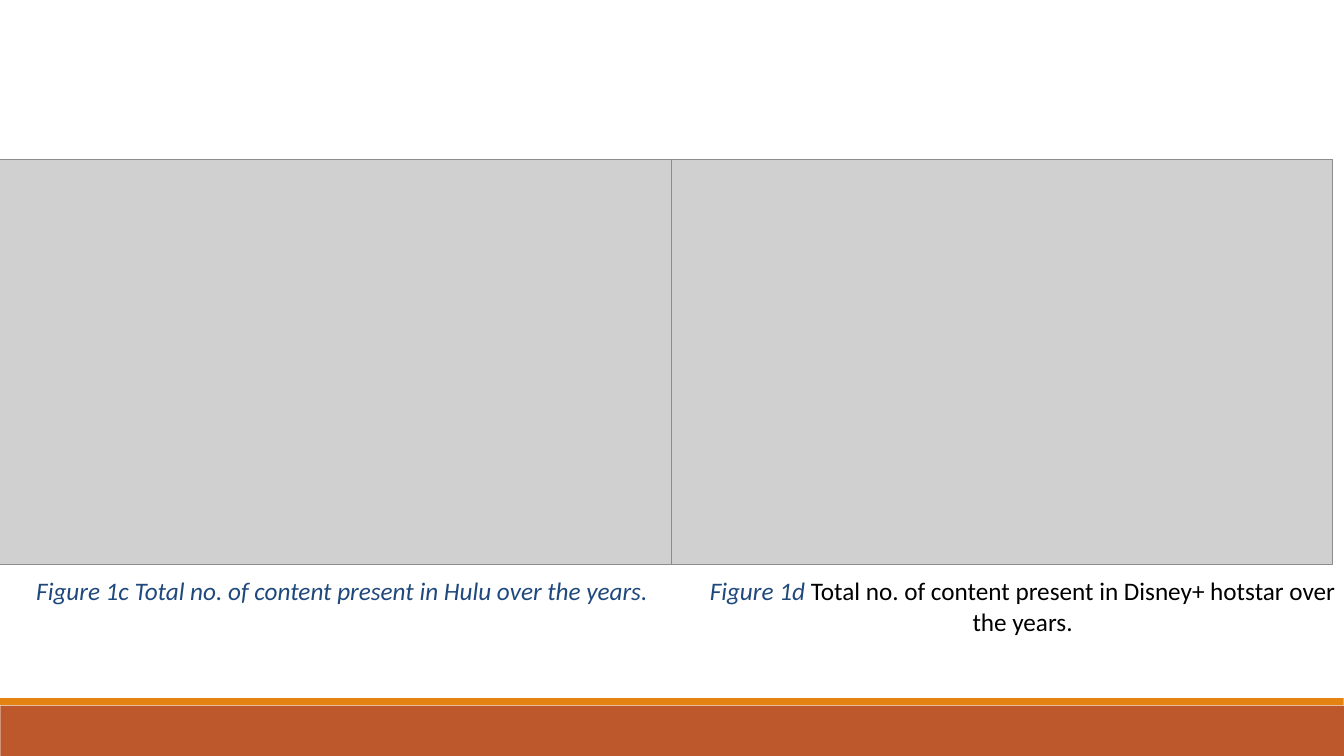
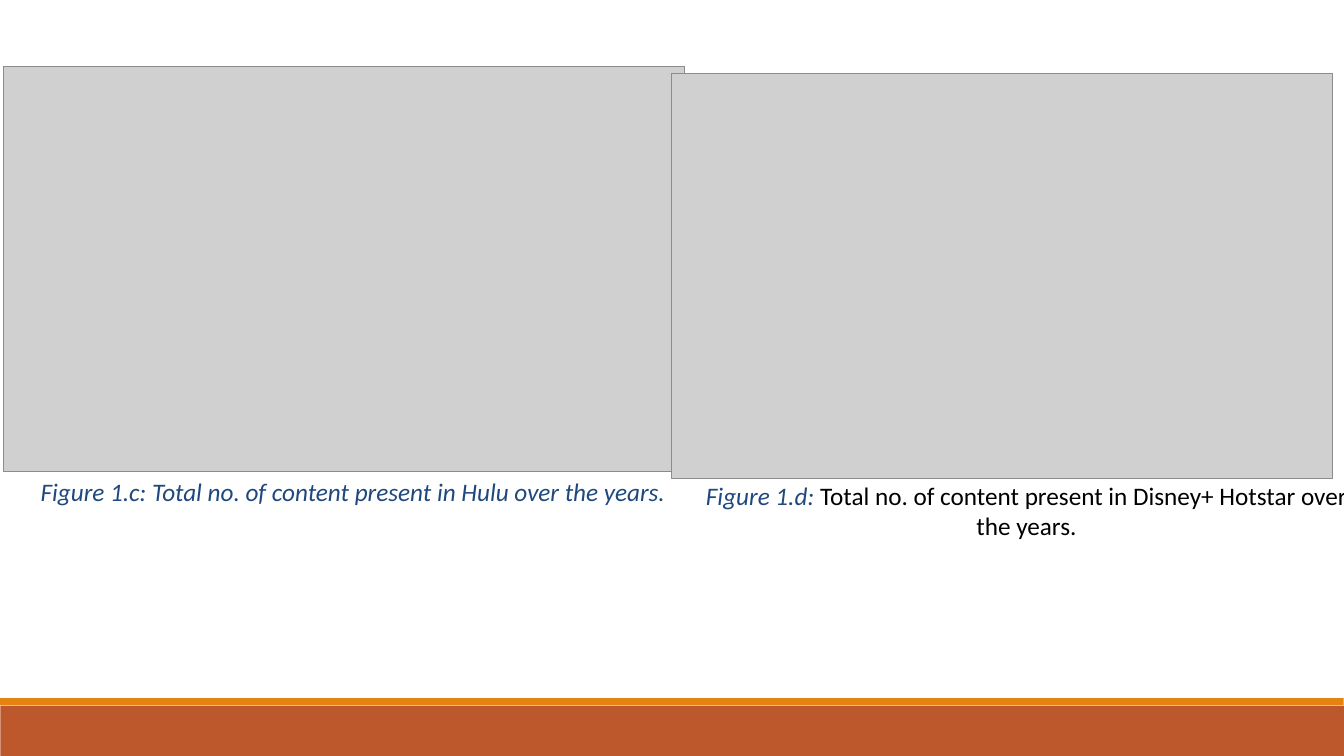
Before and after one commit to Yajas2913/Data-analysis-on-OTT-Platform, a slide deck: slide 9 of EDA_ppt.pptx (slide 6 before the commit). Drawn at 1344x756 pixels with LibreOffice and Linux fonts; fonts in the diff are those of the drawing; grey boxes stand for pictures. Boxes give left, top, right and bottom in pixels: in the first picture for what was removed or moved away, otherwise in the second. Text is boxed around its words. In the diff, an @@ line names an element or a change of style, - is before the commit and + after.

```diff
--- a/EDA_ppt.pptx
+++ b/EDA_ppt.pptx
@@ picture: place and size @@
-picture at box(0, 159, 681, 565)
+picture at box(4, 67, 685, 472)
@@ picture: place and size @@
-picture at box(673, 159, 1334, 565)
+picture at box(673, 74, 1334, 479)
@@ text at box(41, 483, 665, 506): text changed @@
-Figure 1c Total no. of content present in Hulu over the years.
+Figure 1.c: Total no. of content present in Hulu over the years.
@@ text at box(706, 487, 1344, 539): text changed @@
-Figure 1d Total no. of content present in Disney+ hotstar over the years.
+Figure 1.d: Total no. of content present in Disney+ Hotstar over the years.
```
Also in this commit, not shown: 13 other slides changed, 3 slides added, 10 other files.
